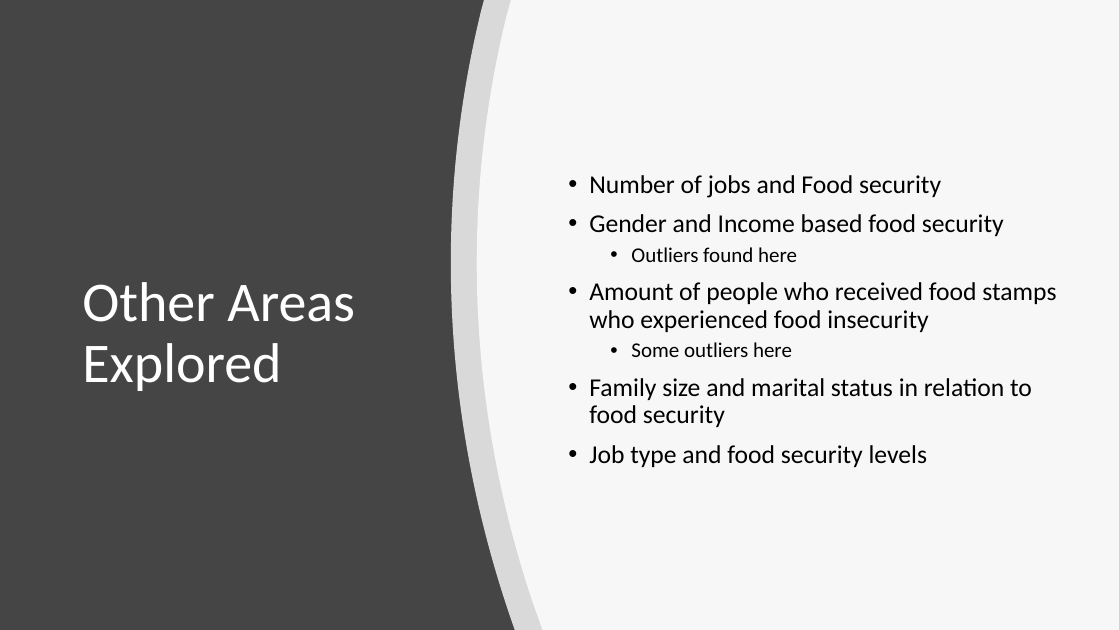
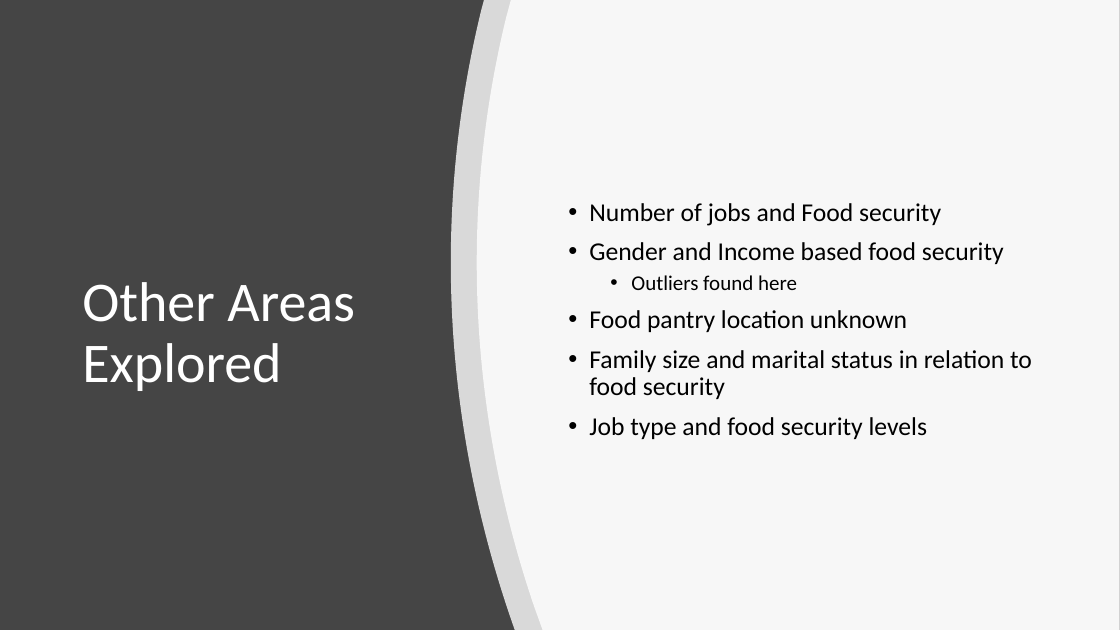
Before and after one commit to cassyclark96/food-insecurity-project, a slide deck: slide 7 of food-security-slides.pptx (slide 8 before the commit). Drawn at 1120x630 pixels with LibreOffice and Linux fonts; fonts in the diff are those of the drawing. Boxes give left, top, right and bottom in pixels: in the first picture for what was removed or moved away, otherwise in the second. Text is boxed around its words. In the diff, an @@ line names an element or a change of style, - is before the commit and + after.

```diff
--- a/food-security-slides.pptx
+++ b/food-security-slides.pptx
@@ text at (589, 310, 907, 332): text changed @@
-• Amount of people who received food stamps who experienced food insecurity
-  • Some outliers here
+• Food pantry location unknown
```
Also in this commit, not shown: 7 other slides changed, 2 other files.
